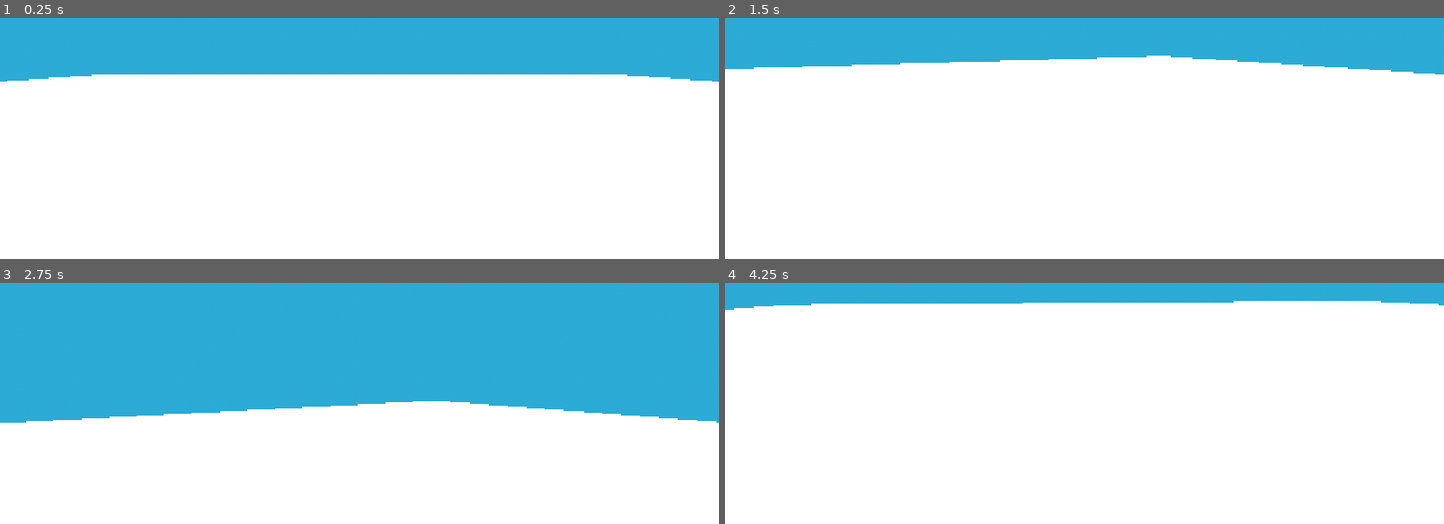
Above: before the commit, frames 1-4 (two rows, left to right).
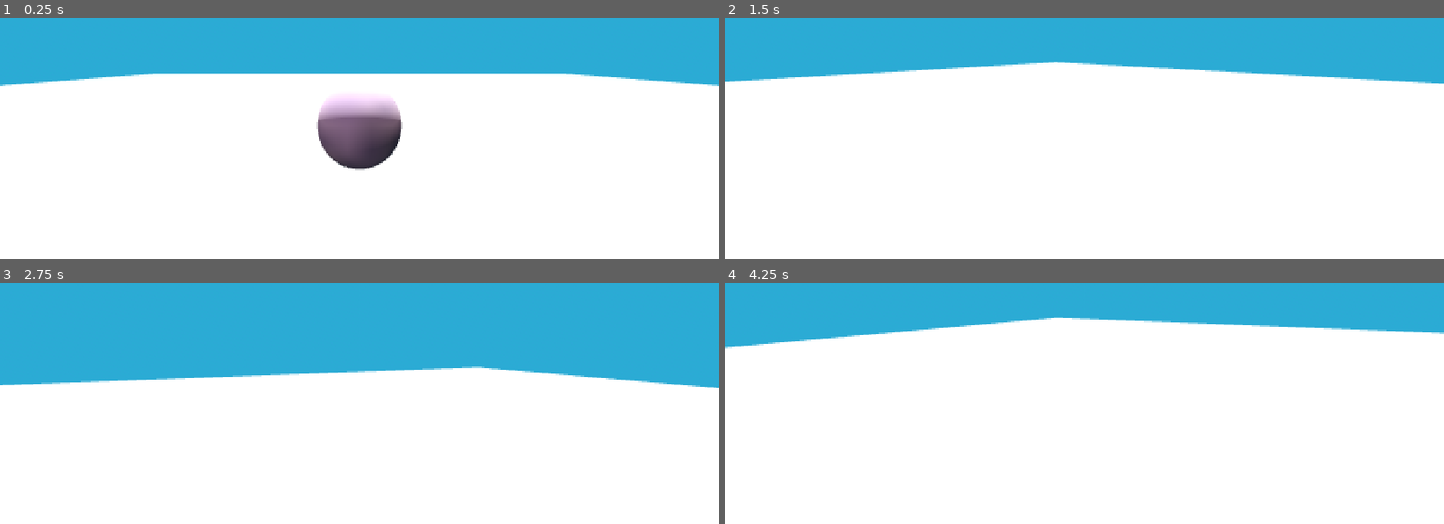
Above: after the commit, the same moments.

Repository: Big-Brain-Boys-Games/planet-escape
Game: Godot game, scene res://assets/nodes/root.tscn
Same seed, same stepped clock (60 frames per second), same inputs: the game is played once before the commit and once after it.
Inputs (mouse positions are in pixels of both pictures, inside the frame that each line leads up to):
- Up to frame 1 (0.25 s): no input
- Up to frame 2 (1.5 s): move the mouse to (1120, 56) at 0.52 s; hold E (use, bound only after the commit) 0.53-1.28 s; hold W (forward) from 0.53 s (still down); click (1120, 56) at 0.67 s; move the mouse to (1048, 58) at 1.27 s; tap E (use, bound only after the commit) at 1.35 s; click (1048, 58) at 1.42 s
- Up to frame 3 (2.75 s): keep holding W (forward); move the mouse to (373, 314) at 2.02 s; hold E (use, bound only after the commit) from 2.03 s (still down); click (373, 314) at 2.17 s
- Up to frame 4 (4.25 s): keep holding W (forward); move the mouse to (1077, 328) at 2.77 s; release E (use, bound only after the commit) at 2.78 s; tap E (use, bound only after the commit) at 2.85 s; click (1077, 328) at 2.92 s; move the mouse to (1134, 326) at 3.52 s; hold E (use, bound only after the commit) from 3.53 s (still down); click (1134, 326) at 3.67 s

The runs differ from the first frame. In frame 1, 3.8% of the frame differs, in the area x 0-100%, y 23-64%; in frame 2, 3.9%; in frame 3, 15%, in the area x 0-100%, y 34-58%; in frame 4, 11%.

Commit message:
Added collecting resources. Moved day night cycle script

Diff:
--- /dev/null
+++ b/assets/nodes/player.tscn
@@ -0,0 +1,28 @@
+[gd_scene format=3 uid="uid://2xrx1jtq3gqf"]
+
+[ext_resource type="Script" uid="uid://cfrp6ywdeo8l6" path="res://assets/scripts/player.gd" id="1_wj3lj"]
+
+[sub_resource type="CameraAttributesPractical" id="CameraAttributesPractical_yo1ht"]
+dof_blur_far_enabled = true
+dof_blur_far_distance = 12.99
+
+[sub_resource type="CapsuleShape3D" id="CapsuleShape3D_41f5n"]
+
+[node name="Player" type="CharacterBody3D" unique_id=1546401736]
+input_ray_pickable = false
+motion_mode = 1
+script = ExtResource("1_wj3lj")
+
+[node name="Camera3D" type="Camera3D" parent="." unique_id=594912348 groups=["camera"]]
+transform = Transform3D(1, 0, 0, 0, 1, 0, 0, 0, 1, 0, 0.5870034, 0)
+attributes = SubResource("CameraAttributesPractical_yo1ht")
+current = true
+fov = 90.0
+
+[node name="RayCast3D" type="RayCast3D" parent="Camera3D" unique_id=1943277311 groups=["raycast"]]
+target_position = Vector3(0, 0, -2.5)
+debug_shape_custom_color = Color(1, 1, 1, 1)
+debug_shape_thickness = 5
+
+[node name="CollisionShape3D" type="CollisionShape3D" parent="." unique_id=1980606818]
+shape = SubResource("CapsuleShape3D_41f5n")
--- a/assets/nodes/root.tscn
+++ b/assets/nodes/root.tscn
@@ -1,7 +1,8 @@
 [gd_scene format=3 uid="uid://dl5dfkrnbshg6"]
 
-[ext_resource type="Script" uid="uid://cfrp6ywdeo8l6" path="res://assets/scripts/player.gd" id="1_5film"]
-[ext_resource type="Script" uid="uid://dguq1btrwrija" path="res://assets/nodes/day_night_cycle.gd" id="1_yo1ht"]
+[ext_resource type="Script" uid="uid://dguq1btrwrija" path="res://assets/scripts/day_night_cycle.gd" id="1_yo1ht"]
+[ext_resource type="PackedScene" uid="uid://2xrx1jtq3gqf" path="res://assets/nodes/player.tscn" id="2_yo1ht"]
+[ext_resource type="Script" uid="uid://cp110278tkhih" path="res://assets/scripts/resource.gd" id="3_yo1ht"]
 
 [sub_resource type="ProceduralSkyMaterial" id="ProceduralSkyMaterial_41hqj"]
 sky_top_color = Color(0.5366627, 0.3843941, 0.5667443, 1)
@@ -27,8 +28,6 @@
 volumetric_fog_emission = Color(0.016748713, 0.12049455, 0.13447726, 1)
 adjustment_brightness = 0.88
 
-[sub_resource type="CapsuleShape3D" id="CapsuleShape3D_41f5n"]
-
 [sub_resource type="PlaneMesh" id="PlaneMesh_41hqj"]
 
 [sub_resource type="BoxShape3D" id="BoxShape3D_vjr50"]
@@ -37,6 +36,16 @@
 [sub_resource type="PrismMesh" id="PrismMesh_vjr50"]
 
 [sub_resource type="SphereMesh" id="SphereMesh_41f5n"]
+
+[sub_resource type="SphereShape3D" id="SphereShape3D_41f5n"]
+
+[sub_resource type="SphereMesh" id="SphereMesh_vjr50"]
+
+[sub_resource type="LabelSettings" id="LabelSettings_41f5n"]
+font_size = 32
+outline_size = 3
+outline_color = Color(0, 0, 0, 1)
+shadow_color = Color(1, 1, 1, 0)
 
 [node name="Root" type="Node3D" unique_id=38485686]
 
@@ -48,17 +57,8 @@
 [node name="WorldEnvironment" type="WorldEnvironment" parent="." unique_id=1426847499]
 environment = SubResource("Environment_41f5n")
 
-[node name="Player" type="CharacterBody3D" parent="." unique_id=73405981]
+[node name="Player" parent="." unique_id=1546401736 instance=ExtResource("2_yo1ht")]
 transform = Transform3D(1, 0, 0, 0, 1, 0, 0, 0, 1, 0, 3.3629851, 0)
-input_ray_pickable = false
-motion_mode = 1
-script = ExtResource("1_5film")
-
-[node name="Camera3D" type="Camera3D" parent="Player" unique_id=1985606969 groups=["camera"]]
-current = true
-
-[node name="CollisionShape3D" type="CollisionShape3D" parent="Player" unique_id=903609932]
-shape = SubResource("CapsuleShape3D_41f5n")
 
 [node name="StaticBody3D" type="StaticBody3D" parent="." unique_id=1346774517]
 transform = Transform3D(50, 0, 0, 0, 50, 0, 0, 0, 50, 0, 0, 0)
@@ -77,3 +77,41 @@
 [node name="MeshInstance3D2" type="MeshInstance3D" parent="." unique_id=1658791165]
 transform = Transform3D(1, 0, 0, 0, 1, 0, 0, 0, 1, 7.7197895, 1.437264, 5.841941)
 mesh = SubResource("SphereMesh_41f5n")
+
+[node name="RigidBody3D" type="RigidBody3D" parent="." unique_id=1618891108 groups=["rock"]]
+transform = Transform3D(1, 0, 0, 0, 1, 0, 0, 0, 1, 0, 3.4005685, -2.4601836)
+script = ExtResource("3_yo1ht")
+
+[node name="CollisionShape3D" type="CollisionShape3D" parent="RigidBody3D" unique_id=334528549]
+shape = SubResource("SphereShape3D_41f5n")
+
+[node name="MeshInstance3D3" type="MeshInstance3D" parent="RigidBody3D" unique_id=919368661]
+mesh = SubResource("SphereMesh_vjr50")
+
+[node name="Control" type="Control" parent="." unique_id=870832432]
+layout_mode = 3
+anchors_preset = 15
+anchor_right = 1.0
+anchor_bottom = 1.0
+grow_horizontal = 2
+grow_vertical = 2
+
+[node name="CollectRockLabel" type="Label" parent="Control" unique_id=1822180079 groups=["collect_rock_label"]]
+visible = false
+layout_mode = 1
+anchors_preset = 8
+anchor_left = 0.5
+anchor_top = 0.5
+anchor_right = 0.5
+anchor_bottom = 0.5
+offset_left = -45.5
+offset_top = -11.5
+offset_right = 45.5
+offset_bottom = 11.5
+grow_horizontal = 2
+grow_vertical = 2
+text = "Collect rock
+[E]"
+label_settings = SubResource("LabelSettings_41f5n")
+horizontal_alignment = 1
+vertical_alignment = 1
--- a/assets/scripts/player.gd
+++ b/assets/scripts/player.gd
@@ -7,19 +7,26 @@
 @export var acceleration : float = 4.0
 ## Player camera (gets automatically set in _ready()).
 @export var camera : Camera3D
+@export var ray : RayCast3D
+@export var collect_rock_label : Label
+var current_rock : RigidBody3D
 @export var mouse_speed : float = 1.0
 
 func _ready() -> void:
 	Input.mouse_mode = Input.MOUSE_MODE_CAPTURED
+	ray = get_node("Camera3D/RayCast3D")
+	collect_rock_label = get_tree().get_nodes_in_group("collect_rock_label")[0]
 	for child in get_children():
+		print(child)
 		if(child.is_in_group("camera")):
 			camera = child
 			continue
 
 func _physics_process(delta: float) -> void:
+	# Movement code
 	var direction : Vector3 = Vector3(0,0,0)
 	camera.rotation_degrees.z = 0
-	#1 is left, -1 is right
+	# 1 is left, -1 is right
 	var tilt : int = 0
 	if (Input.is_action_pressed("forward")):
 		direction += -camera.global_transform.basis.z.normalized()
@@ -36,6 +43,8 @@
 	if(Input.is_action_pressed("down")):
 		direction.y -= 1
 	velocity = direction * speed
+
+	# Camera tilt
 	if(tilt == 1):
 		camera.rotation_degrees.z = 0
 	if(tilt == -1):
@@ -44,15 +53,39 @@
 		camera.rotation_degrees.z = 0
 	move_and_slide()
 
+	# Check for rock and then set rock
+	var collider : Object = ray.get_collider()
+	if(is_instance_of(collider,RigidBody3D)):
+		if (collider.is_in_group("rock")):
+			current_rock = collider
+			collect_rock_label.visible = true
+	else:
+		current_rock = null
+		collect_rock_label.visible = false
+
+
 func _input(event: InputEvent) -> void:
+	# Capture mouse if not captured and clicking the window
 	if (event is InputEventMouseButton):
-		if (event.button_index == 1):
-			Input.mouse_mode = Input.MOUSE_MODE_CAPTURED
+		if (event.pressed && event.button_index == 1):
+			if(Input.mouse_mode == Input.MOUSE_MODE_VISIBLE):
+				Input.mouse_mode = Input.MOUSE_MODE_CAPTURED
+
+	# Rotate the camera view
 	if (event is InputEventMouseMotion):
 		if(Input.mouse_mode != 0):
-			var new_rot : float = camera.rotation_degrees.x + -event.relative.y * mouse_speed
+			print(event.relative)
+			var new_rot : float = camera.rotation_degrees.x + -event.screen_relative.y * mouse_speed
 			if(new_rot < 90 && new_rot > -90):
 				camera.rotation_degrees.x = new_rot
-			camera.rotation_degrees.y += -event.relative.x * mouse_speed
+			camera.rotation_degrees.y += -event.screen_relative.x * mouse_speed
+
+	# Escape mouse capture
 	if (event.is_action_pressed("escape")):
 			Input.mouse_mode = Input.MOUSE_MODE_VISIBLE
+
+	# Collect rock
+	if(event.is_action_pressed("use")):
+		if(collect_rock_label.visible):
+			if(current_rock != null):
+				current_rock.free()
--- /dev/null
+++ b/assets/scripts/resource.gd
@@ -0,0 +1,4 @@
+extends RigidBody3D
+
+func _mouse_enter() -> void:
+	print("yes")
--- a/project.godot
+++ b/project.godot
@@ -21,6 +21,10 @@
 window/size/viewport_height=720
 window/stretch/mode="canvas_items"
 window/stretch/aspect="expand"
+
+[global_group]
+
+collect_rock_label="The label that appears when looking at a rock"
 
 [input]
 
@@ -59,11 +63,18 @@
 "events": [Object(InputEventKey,"resource_local_to_scene":false,"resource_name":"","device":-1,"window_id":0,"alt_press …(195 unchanged characters)…
 ]
 }
+use={
+"deadzone": 0.2,
+"events": [Object(InputEventKey,"resource_local_to_scene":false,"resource_name":"","device":-1,"window_id":0,"alt_pressed":false,"shift_pressed":false,"ctrl_pressed":false,"meta_pressed":false,"pressed":false,"keycode":0,"physical_keycode":69,"key_label":0,"unicode":101,"location":0,"echo":false,"script":null)
+]
+}
 
 [physics]
 
 3d/physics_engine="Jolt Physics"
+common/physics_interpolation=true
 
 [rendering]
 
 rendering_device/driver.windows="d3d12"
+anti_aliasing/quality/msaa_3d=1
Renamed: assets/nodes/day_night_cycle.gd -> assets/scripts/day_night_cycle.gd
Renamed: assets/nodes/day_night_cycle.gd.uid -> assets/scripts/day_night_cycle.gd.uid
Not shown, added: assets/scripts/resource.gd.uid
